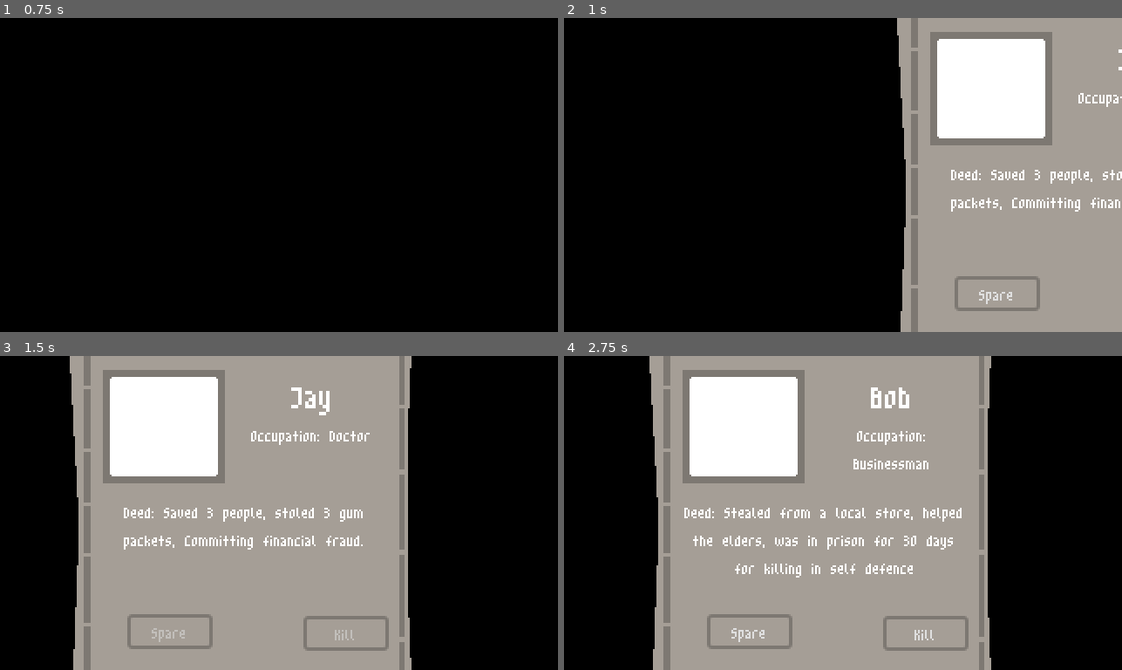
Above: before the commit, frames 1-4 (two rows, left to right).
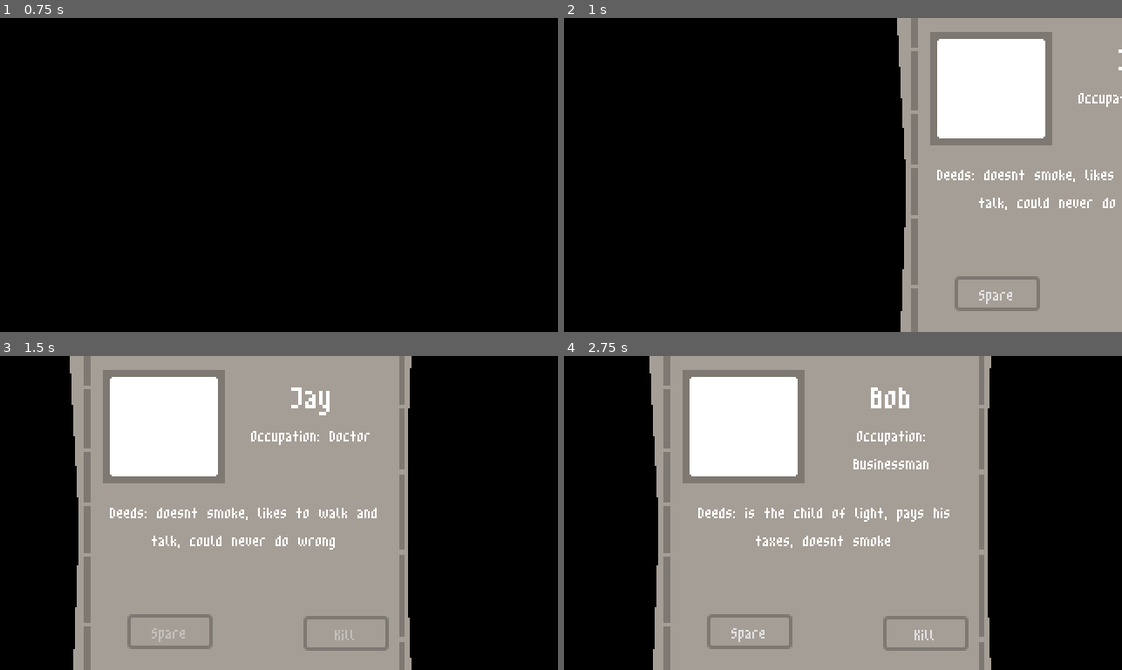
Above: after the commit, the same moments.

Repository: DTRGames/Grims-Pat
Game: Godot game, scene res://Scenes/MainMenu/main_menu.tscn
Two runs of this game, one before a commit and one after it. Both use one fixed random seed, a clock stepped at 60 frames per second and the inputs below.
Inputs:
- Up to frame 1 (0.75 s): click "start" at 0.5 s
- Up to frame 2 (1 s): no input
- Up to frame 3 (1.5 s): click "Spare" at 1.25 s
- Up to frame 4 (2.75 s): no input

Frame 1 is identical in both runs. In frame 2, 0.9% of the frame differs, in the area x 66-100%, y 48-62%; in frame 3, 1.3%; in frame 4, 1.6%, in the area x 21-72%, y 48-71%.

Commit message:
Changed all of the peapole system

Diff:
--- a/Scenes/Levels/control.gd
+++ b/Scenes/Levels/control.gd
@@ -9,99 +9,110 @@
 
 var current_crime : Dictionary = {}
 
+# List of crimes with values
+var crimes_list = {
+	"has commited shoplifting": -2,"stole a banana": -1, "was a victim of magic, Apollo": -1, "has commited vehichular manslaughter": -5,
+	"Killed a very big moth": 2, "doesnt smoke": 3, "doesnt drink" : 2, "drug addict": -2, "a very happy fella": 1,
+	"has commited tax evasion": -2, "PISSED ON THE MOON": -2, "cyberbullied steve jobs": -2, "likes to walk and talk": 2,
+	"built an orphanage": 7, "saved a guy": 5, "filthy rich": -1, "nothing really matters to him": -2, "killed an eldritch god": -3,
+	"good boy :3": 2, "a very healthy fella": 4, "saved a bird": 3, "pays his taxes": 2,"is the child of light" : 2, "could never do wrong": 2,
+	"solved the fnaf lore": 2, "hes got a cool hat": 1, "weed eater": 2
+
+}
+
+# Crimes dictionary
 var crimes = {
 	1: {
 		"name": "Bob",
 		"occupation": "Businessman",
-		"description": "Deed: Stealed from a local store, helped the elders, was in prison for 30 days for killing in self defence",
+		"description": "",
 		"is_gulty": false
 	},
 	2: {
 		"name": "Steve",
 		"occupation": "Unemployed",
-		"description": "Deed: Suspected for murder, Helped the community",
+		"description": "",
 		"is_gulty": true
 	},
 	3: {
 		"name": "Jay",
 		"occupation": "Doctor",
-		"description": "Deed: Saved 3 people, stoled 3 gum packets, Committing financial fraud.",
+		"description": "",
 		"is_gulty": false
 	},
 	4: {
 		"name": "Dude",
 		"occupation": "Store Owner",
-		"description": "Deed: Committed arson,Helped the homeless,Bribed the officer who puted him in jail",
+		"description": "",
 		"is_gulty": true
 	},
 	5: {
 		"name": "Guy",
 		"occupation": "Doctor",
-		"description": "Deed: Cyberbullyed Steve Jobs,Saved one guy from a fire,But failed to save one in the procces",
+		"description": "",
 		"is_gulty": false
 	}
 }
 
-
-
 var current_crime_id = 0
 var last_spawned_id = -1
 
+# Function to pick random crimes
+func pick_random_crimes() -> Dictionary:
+	var selected_crimes = []
+	var total_value = 0
+	for i in range(3):
+		var crime = crimes_list.keys()[randi() % crimes_list.size()]
+		selected_crimes.append(crime)
+		total_value += crimes_list[crime]
+	return {"description": ", ".join(selected_crimes), "total_value": total_value}
+
+# Function to assign a random crime
 func assign_random_crime() -> int:
 	if last_spawned_id != -1:
 		crimes.erase(last_spawned_id)
 
-	# Get a list of all crime IDs from the crimes dictionary
 	var crime_ids = crimes.keys()
-
-	# Randomly select a crime from the list
 	return crime_ids[randi() % crime_ids.size()]
 
+# Function to process a crime
 func process_crime(crime_id: int) -> void:
-	# Fetch the assigned crime
 	var crime = crimes[crime_id]
-
-
+	var random_crimes = pick_random_crimes()
+	crime["description"] = random_crimes["description"]
+	crime["is_gulty"] = random_crimes["total_value"] < 0
 	label_3.text = str("Occupation: ", crime["occupation"])
 	label_2.text = str(crime["name"])
-	label_4.text = str(crime["description"])
+	label_4.text = str("Deeds: ", crime["description"])
+	print("Crime description: ", crime["description"])
+	print("Total value: ", random_crimes["total_value"])
+	print("Is guilty: ", crime["is_gulty"])
 
+# Function to check if a person is a criminal
 func is_criminal(crime_id: int) -> bool:
-	# Check if the crime is medium or high severity
-	var crime = crimes[crime_id]
-	if crime["is_gulty"] == true:
-		return true
-	return false
+	return crimes[crime_id]["is_gulty"]
 
 func _ready():
-	# Assign a random crime ID
 	current_crime_id = assign_random_crime()
-
-	# Process the selected crime
 	process_crime(current_crime_id)
 
 func on_pressed():
-	# If the person is guilty (criminal), increment the score
 	button_2.disabled = true
 	button.disabled = true
 
 	if is_criminal(current_crime_id):
+		print("Wrong person! This person is criminal.")
 
-		print("Wrong person! This person is innocent.")
 	else:
+		print("Correct! Score: ")
 		GameEvents.on_screen += 1
-		print("Correct! Score: ")
 
-
-
-	# Play animation and leave the scene
 	animation_player.play("Out")
 	await animation_player.animation_finished
 	GameEvents.leave.emit()
 	queue_free()
 
 func on_pressed2():
-	# If the person is guilty (criminal), increment the score
 	button_2.disabled = true
 	button.disabled = true
 
@@ -111,8 +122,6 @@
 	else:
 		print("Wrong person! This person is innocent.")
 
-
-	# Play animation and leave the scene
 	animation_player.play("Out")
 	await animation_player.animation_finished
 	GameEvents.leave.emit()
@@ -121,6 +130,5 @@
 func _on_button_pressed():
 	on_pressed()
 
-
 func _on_button_2_pressed():
 	on_pressed()
